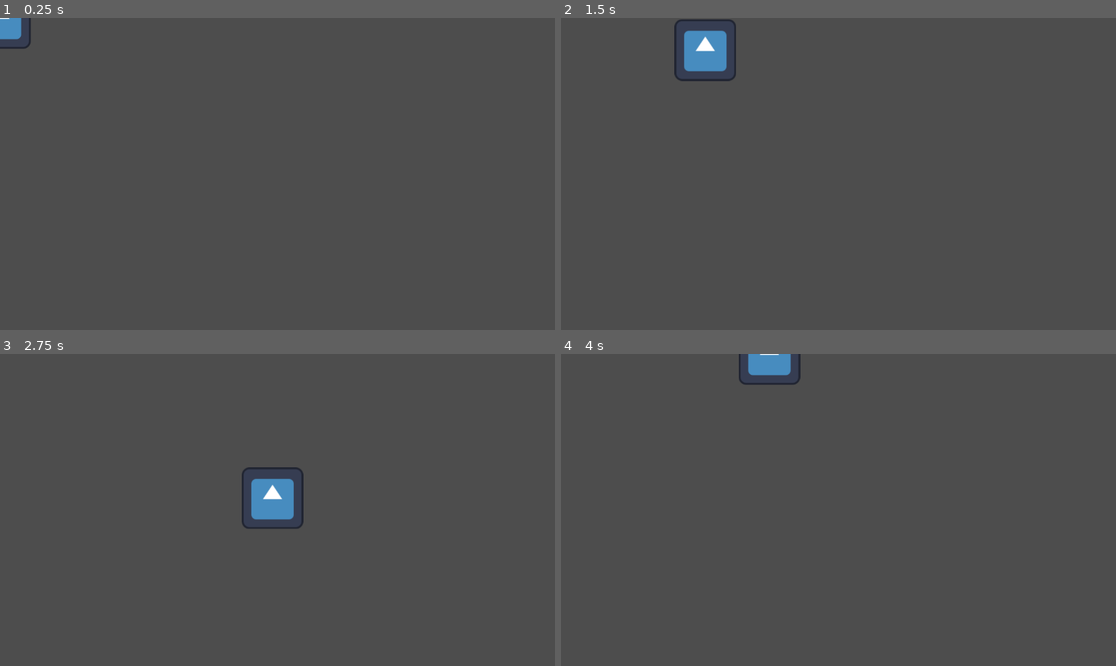
Above: before the commit, frames 1-4 (two rows, left to right).
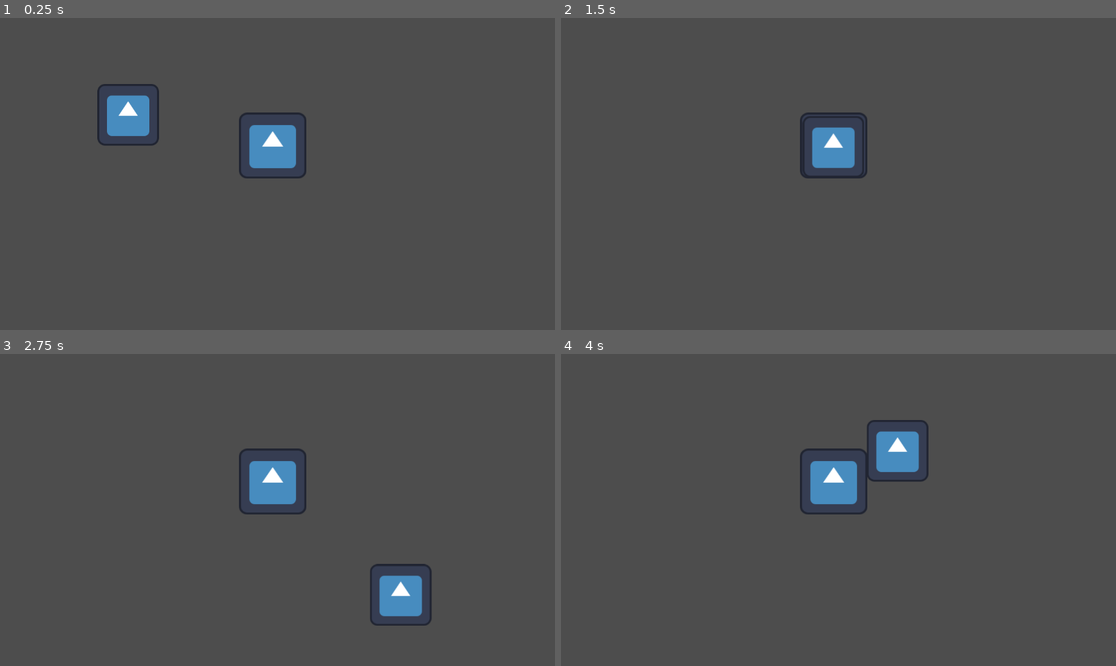
Above: after the commit, the same moments.

Repository: Char212232/Fall2023Game
Game: Godot game, scene res://minigame_gravity.tscn
Two runs of this game, one before a commit and one after it. Both use one fixed random seed, a clock stepped at 60 frames per second and the inputs below. The engine's default icon, where the game draws it, is replaced by a stand-in: a white triangle on a blue panel in a dark square.
Inputs:
- Up to frame 1 (0.25 s): no input
- Up to frame 2 (1.5 s): tap Enter at 0.5 s; hold Right (ui_right) 0.53-1.28 s; hold Down (ui_down) from 1.28 s (still down)
- Up to frame 3 (2.75 s): release Down (ui_down) at 2.03 s; hold Right (ui_right) from 2.03 s (still down)
- Up to frame 4 (4 s): release Right (ui_right) at 2.78 s; hold Up (ui_up) 2.78-3.53 s; hold Left (ui_left) from 3.53 s (still down)

The runs differ from the first frame. In frame 1, 3.1% of the frame differs, in the area x 0-56%, y 0-52%; in frame 2, 3.0%; in frame 3, 2.9%; in frame 4, 3.5%, in the area x 32-67%, y 0-52%.

Commit message:
continue working on gravitygame

Diff:
--- a/Gravity.gd
+++ /dev/null
@@ -1,19 +0,0 @@
-# GravityPoint.gd
-extends Area2D
-
-# Exported variable for gravity strength
-
-@export var gravityStrength : float = 500
-
-# _process(delta) function is called every frame
-func _process(_delta):
-	for body in get_overlapping_bodies():
-		apply_gravity(body)
-
-# Function to apply gravitational force to a body
-func apply_gravity(body):
-	var direction = (global_position - body.global_position).normalized()
-	var distance = global_position.distance_to(body.global_position)
-	var force = gravityStrength / distance
-
-	body.apply_force_to_center(-direction * force)
--- a/Player.gd
+++ b/Player.gd
@@ -23,3 +23,9 @@
 func apply_movement(direction):
 	var velocity = direction.normalized() * speed
 	linear_velocity = velocity
+
+
+func _on_grav_pull_area_shape_entered(area_rid, area, area_shape_index, local_shape_index):
+	var direction = Vector2()
+	direction.y = 1000000
+	apply_movement(direction)
--- a/minigame_gravity.tscn
+++ b/minigame_gravity.tscn
@@ -1,26 +1,37 @@
 [gd_scene load_steps=5 format=3 uid="uid://dbw610ne1h13y"]
 
 [ext_resource type="Texture2D" uid="uid://bxoxnm32wcawf" path="res://icon.svg" id="2_03apl"]
-[ext_resource type="Script" path="res://Gravity.gd" id="2_kd51m"]
 [ext_resource type="Script" path="res://Player.gd" id="3_4ro7b"]
 
-[sub_resource type="GDScript" id="GDScript_h4hvk"]
+[sub_resource type="RectangleShape2D" id="RectangleShape2D_l3upm"]
+size = Vector2(200, 200)
+
+[sub_resource type="RectangleShape2D" id="RectangleShape2D_ofe47"]
+size = Vector2(119, 121.5)
 
 [node name="Node2D" type="Node2D"]
 
-[node name="GravitationalPull" type="Node" parent="."]
+[node name="GravPull" type="Area2D" parent="."]
 
-[node name="RigidBody2D" type="RigidBody2D" parent="GravitationalPull"]
-script = SubResource("GDScript_h4hvk")
+[node name="CollisionShape2D" type="CollisionShape2D" parent="GravPull"]
+position = Vector2(570, 262)
+shape = SubResource("RectangleShape2D_l3upm")
 
-[node name="Area2D" type="Area2D" parent="GravitationalPull/RigidBody2D"]
-script = ExtResource("2_kd51m")
+[node name="Sprite2D" type="Sprite2D" parent="GravPull"]
+position = Vector2(566, 265)
+scale = Vector2(1.09766, 1.07031)
+texture = ExtResource("2_03apl")
 
-[node name="Node2" type="Node" parent="."]
-
-[node name="RigidBody2D" type="RigidBody2D" parent="Node2"]
+[node name="Player" type="RigidBody2D" parent="."]
 gravity_scale = 0.0
 script = ExtResource("3_4ro7b")
 
-[node name="Sprite2D" type="Sprite2D" parent="Node2/RigidBody2D"]
+[node name="Sprite2D" type="Sprite2D" parent="Player"]
+position = Vector2(266, 201)
 texture = ExtResource("2_03apl")
+
+[node name="CollisionShape2D" type="CollisionShape2D" parent="Player"]
+position = Vector2(265.5, 200.25)
+shape = SubResource("RectangleShape2D_ofe47")
+
+[connection signal="area_shape_entered" from="GravPull" to="Player" method="_on_grav_pull_area_shape_entered"]
